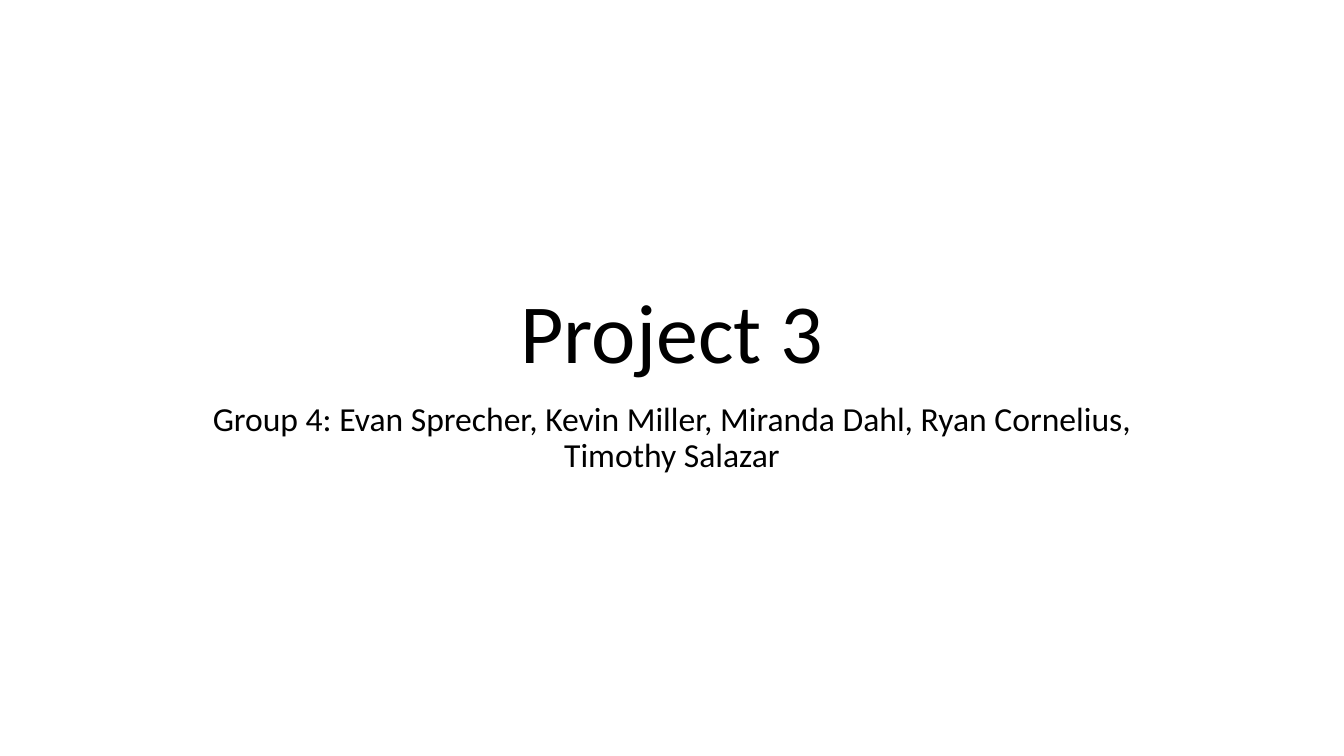
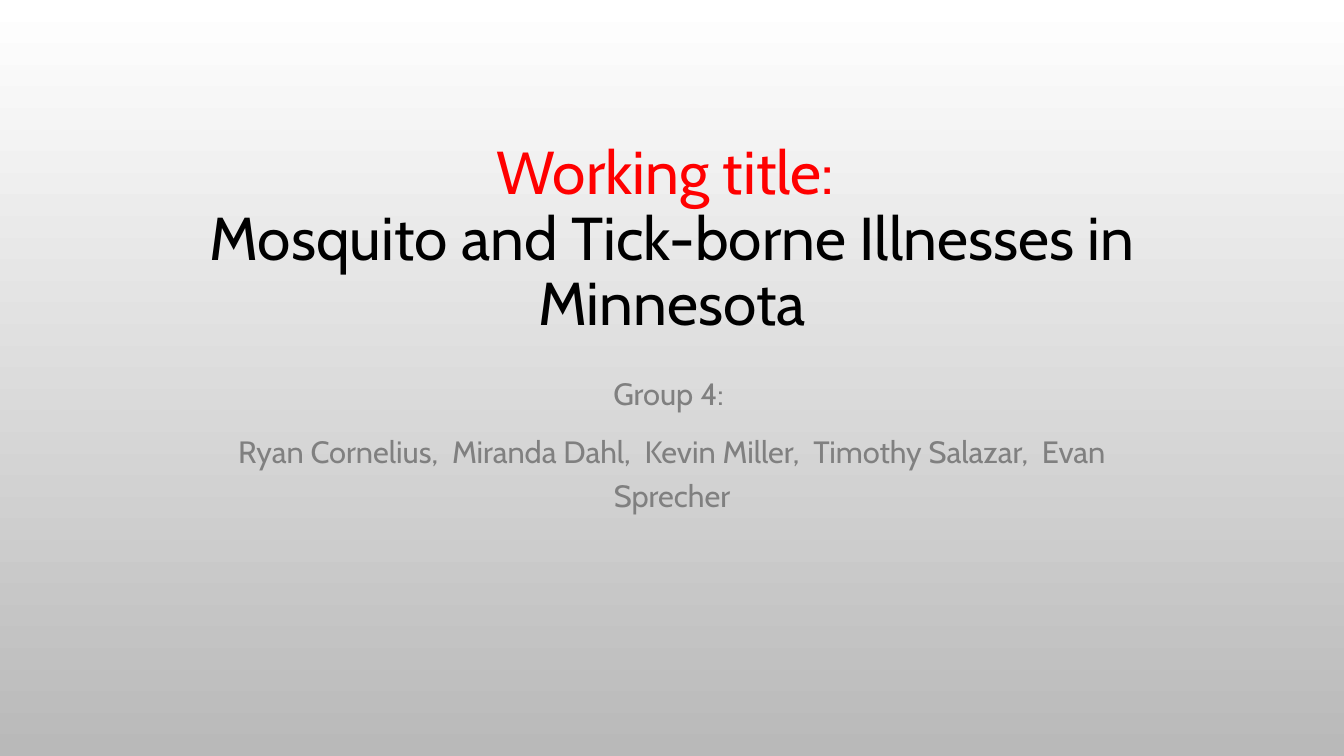
Before and after one commit to Evdawg/Project_3_Mosquito-borne_Diseases, a slide deck: slide 1 of Project_3_proposal.pptx. Drawn at 1344x756 pixels with LibreOffice and Linux fonts; fonts in the diff are those of the drawing; background and template pictures are left out. Boxes give left, top, right and bottom in pixels: in the first picture for what was removed or moved away, otherwise in the second. Text is boxed around its words. In the diff, an @@ line names an element or a change of style, - is before the commit and + after.

```diff
--- a/Project_3_proposal.pptx
+++ b/Project_3_proposal.pptx
@@ background #FFFFFF to picture (left out) @@
@@ title at <box>210,148,1135,326</box>: text changed; size 60 to 43.2 pt; font Calibri to Cabin @@
-Project 3
+Working title:
+Mosquito and Tick-borne Illnesses in Minnesota
@@ subtitle at <box>238,383,1105,514</box>: text changed; size 24 to 22 pt; font Calibri to Cabin; text colour #000000 to #808080 @@
-Group 4: Evan Sprecher, Kevin Miller, Miranda Dahl, Ryan Cornelius, Timothy Salazar
+Group 4:
+Ryan Cornelius, Miranda Dahl, Kevin Miller, Timothy Salazar, Evan Sprecher
```
Also in this commit, not shown: 2 other slides changed, 4 slides added, 2 slides removed.
